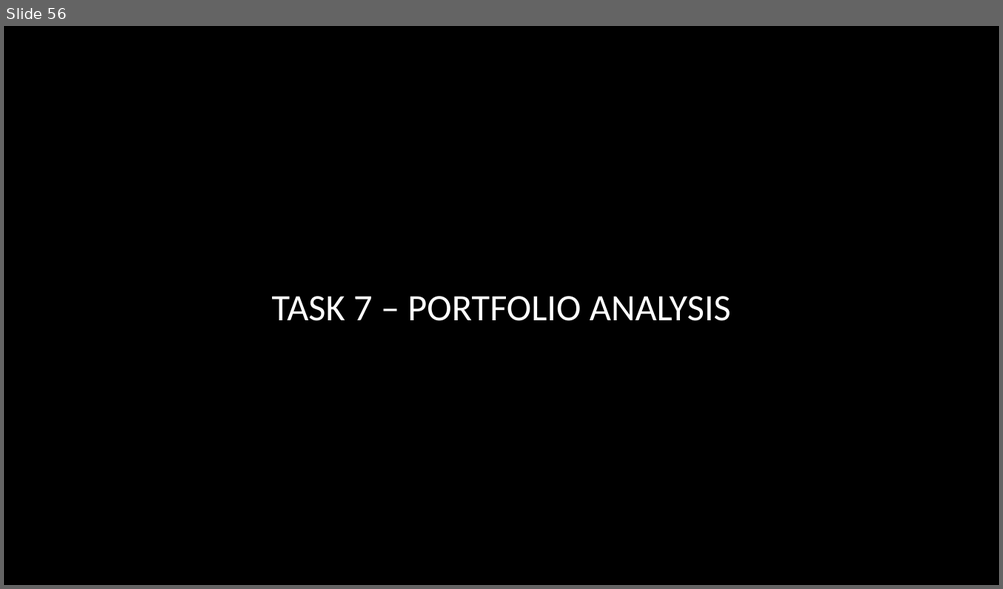
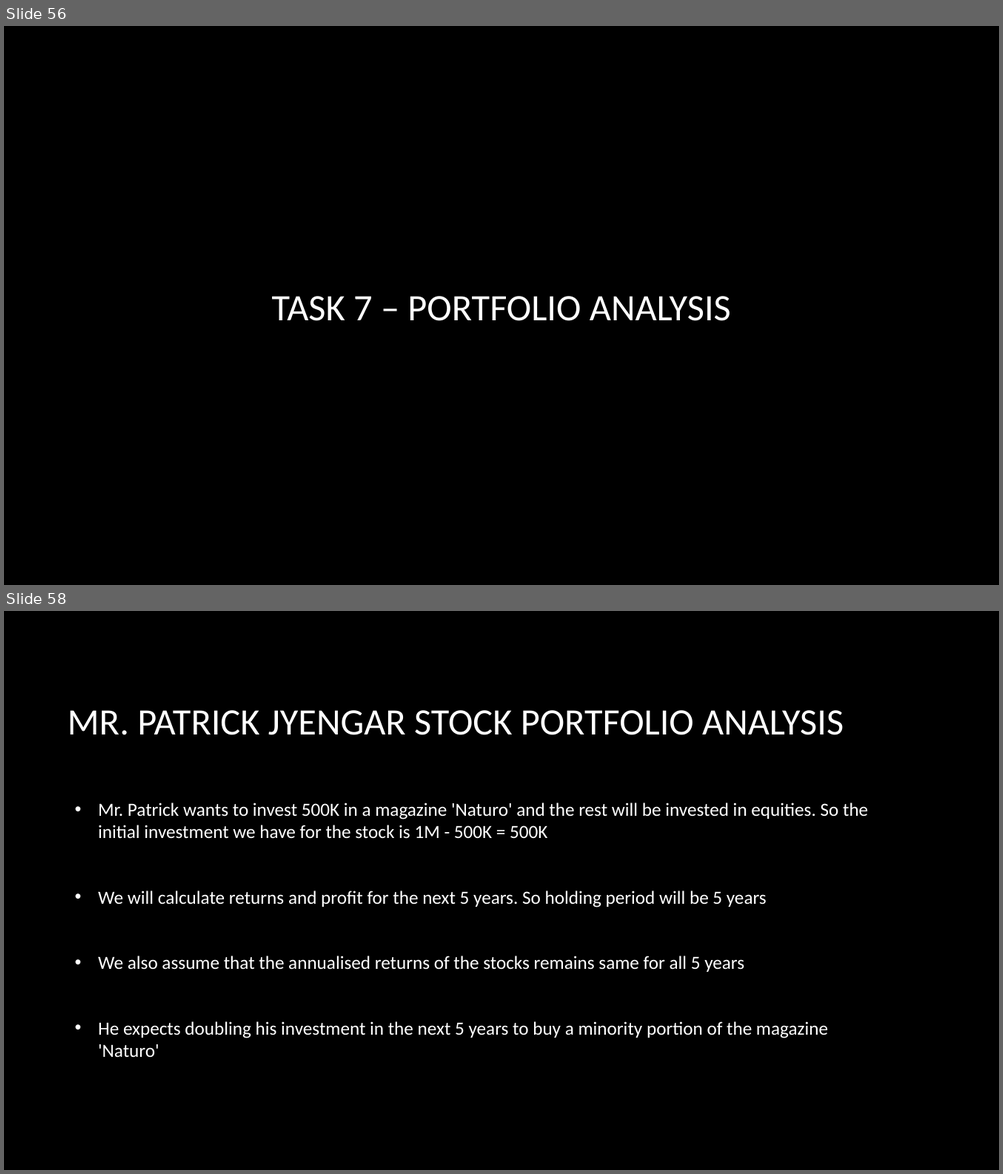
Before and after one commit to jacobsimonareickal/finance-and-risk-analytics, a slide deck: Presentation/Finance and Risk Analytics (Jacob).pptx. Shown one above the other, each under a label of ours: slide 56 before the commit, slides 56 and 58 after it; the slides between them are not shown. The pictures are 1003x589 and 1003x1174 pixels, drawn with LibreOffice and Linux fonts; fonts in the diff are those of the drawing; background and template pictures are left out. Boxes give left, top, right and bottom in pixels: in the first picture for what was removed or moved away, otherwise in the second. Text is boxed around its words. In the diff, an @@ line names an element or a change of style, - is before the commit and + after.

```diff
--- a/Presentation/Finance and Risk Analytics (Jacob).pptx
+++ b/Presentation/Finance and Risk Analytics (Jacob).pptx
@@ slide 58 added at box(4, 611, 999, 1170), background picture (left out) @@
@@ title added at box(68, 710, 843, 735), 36 pt, text #FFFFFF @@
+MR. PATRICK JYENGAR STOCK PORTFOLIO ANALYSIS
@@ text added at box(98, 803, 868, 1058), 18 pt, text #FFFFFF @@
+• Mr. Patrick wants to invest 500K in a magazine 'Naturo' and the rest will be invested in equities. So the initial investment we have for the stock is 1M - 500K = 500K
+• We will calculate returns and profit for the next 5 years. So holding period will be 5 years
+• We also assume that the annualised returns of the stocks remains same for all 5 years
+• He expects doubling his investment in the next 5 years to buy a minority portion of the magazine 'Naturo'
```
Also in this commit, not shown: 1 slide changed, 5 other slides added, 3 other files.
